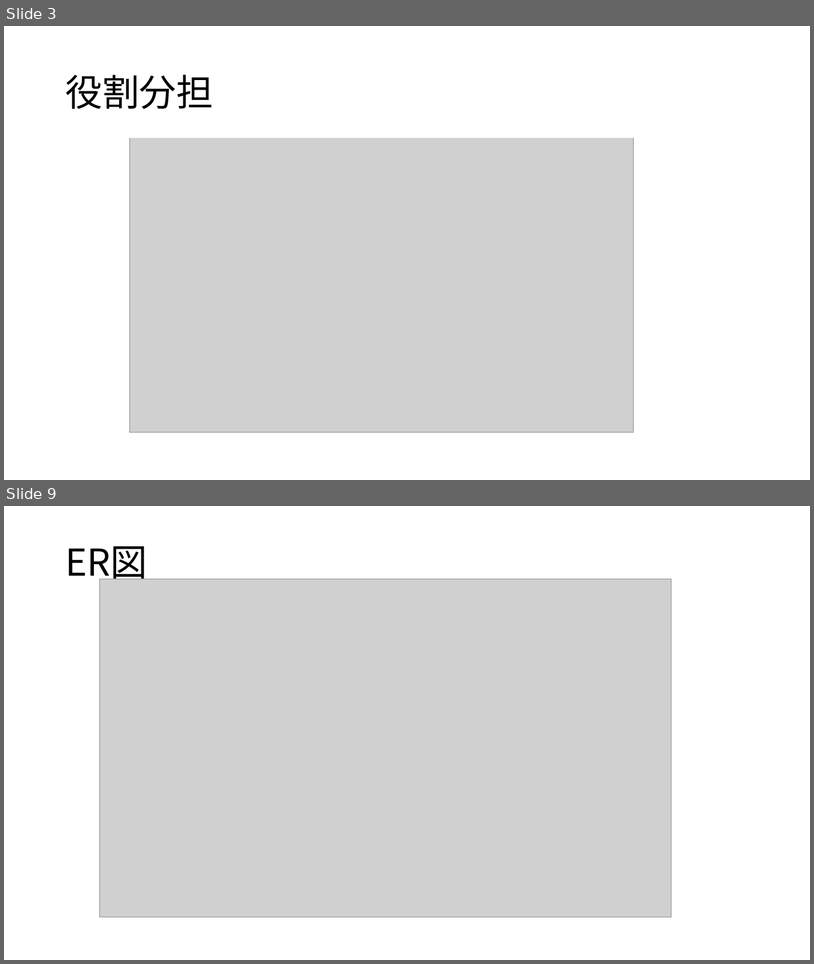
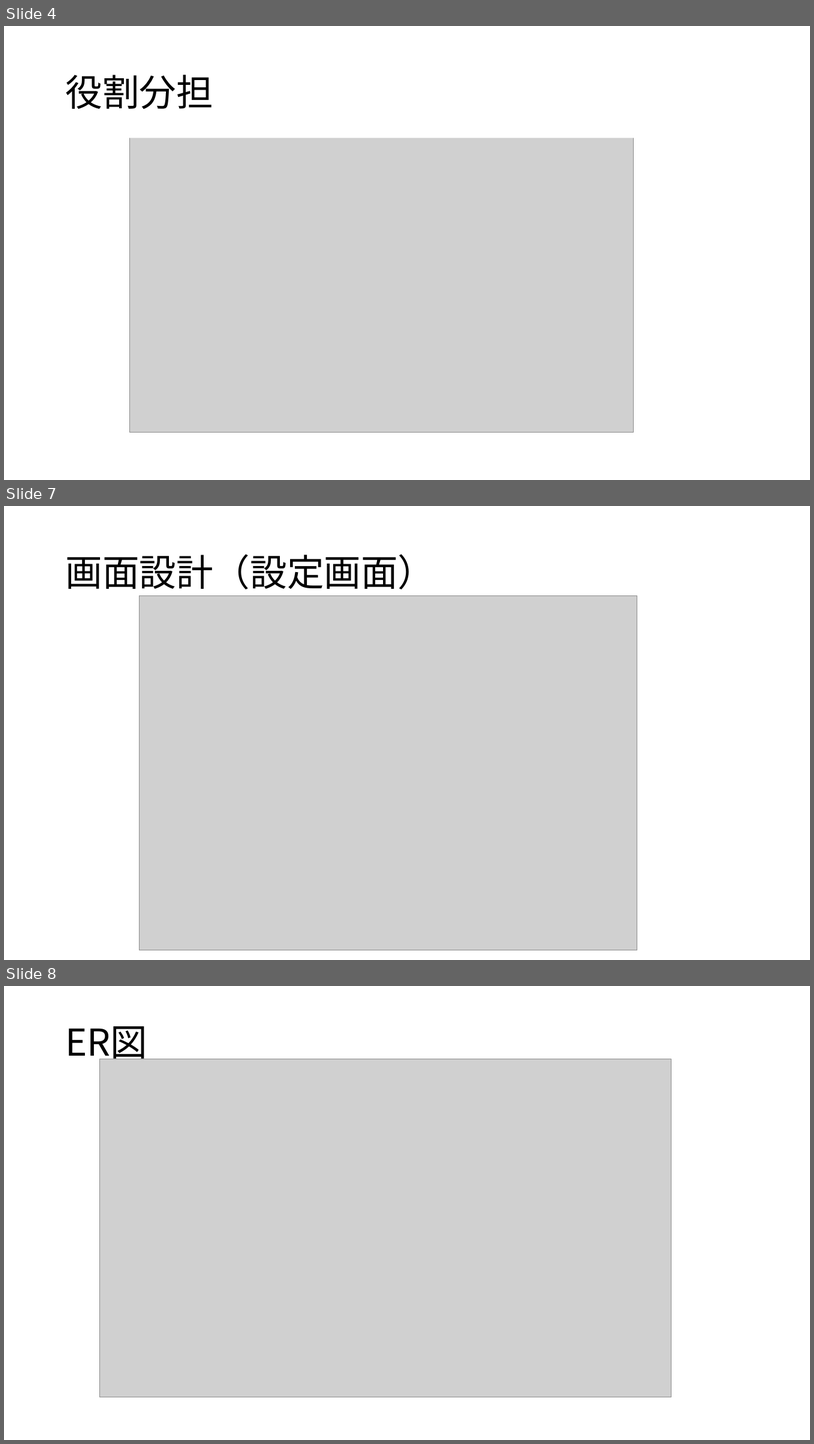
Before and after one commit to ivy239007/UG, a slide deck: プレゼン資料/Webアプリ開発発表資料.pptx. Shown one above the other, each under a label of ours: slides 3 and 9 before the commit, slides 4, 7 and 8 after it; the slides between them are not shown. The pictures are 814x964 and 814x1444 pixels, drawn with LibreOffice and Linux fonts; fonts in the diff are those of the drawing; grey boxes stand for pictures. Boxes give left, top, right and bottom in pixels: in the first picture for what was removed or moved away, otherwise in the second. Text is boxed around its words. In the diff, an @@ line names an element or a change of style, - is before the commit and + after.

```diff
--- a/プレゼン資料/Webアプリ開発発表資料.pptx
+++ b/プレゼン資料/Webアプリ開発発表資料.pptx
@@ slide 7 added at (x1=4, y1=506, x2=810, y2=960), background #FFFFFF @@
@@ title added at (x1=65, y1=554, x2=435, y2=589), 44 pt, text #000000 @@
+画面設計（設定画面）
@@ picture added at (x1=140, y1=595, x2=638, y2=950) @@
@@ what was slide 3 is now slide 4 @@
@@ what was slide 9 is now slide 8 @@
```
Also in this commit, not shown: 2 slides changed, 2 other slides added, 5 slides removed.
